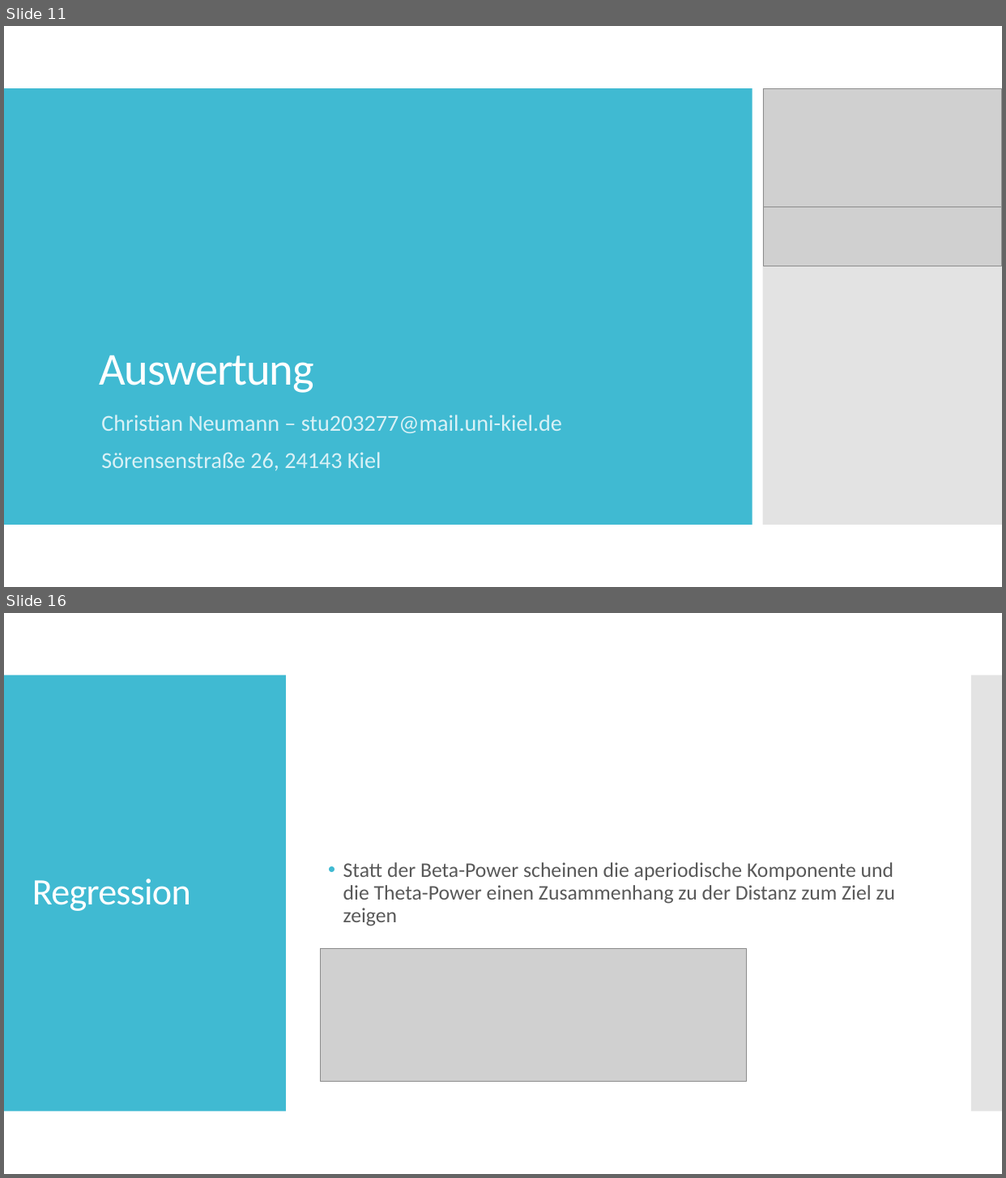
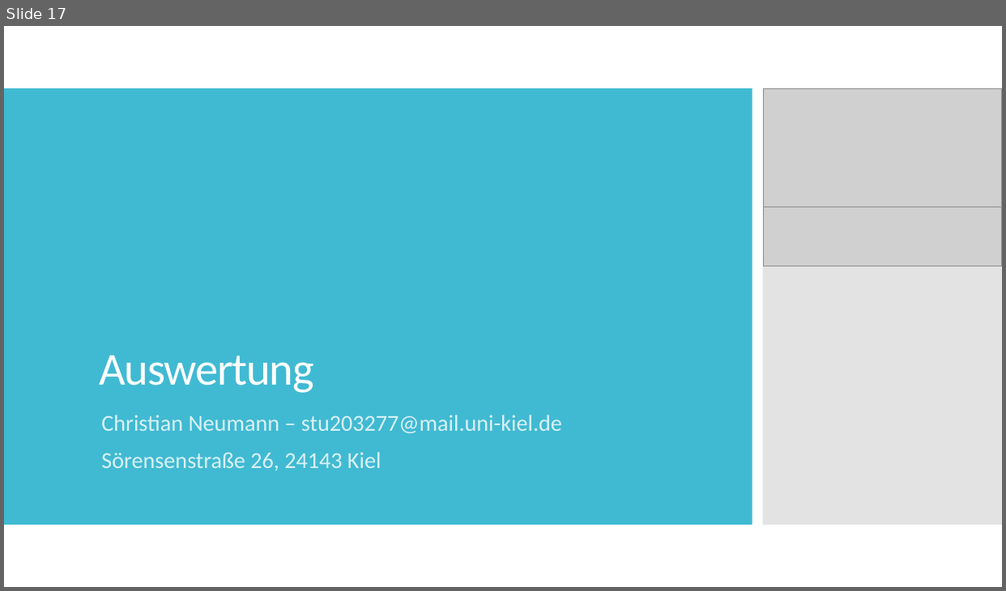
Before and after one commit to christianneumannCAU/Master-CAU, a slide deck: 03_exposé/Results.pptx. Shown one above the other, each under a label of ours: slides 11 and 16 before the commit, slide 17 after it; the slides between them are not shown. The pictures are 1006x1178 and 1006x591 pixels, drawn with LibreOffice and Linux fonts; fonts in the diff are those of the drawing; grey boxes stand for pictures. Boxes give left, top, right and bottom in pixels: in the first picture for what was removed or moved away, otherwise in the second. Text is boxed around its words. In the diff, an @@ line names an element or a change of style, - is before the commit and + after.

```diff
--- a/03_exposé/Results.pptx
+++ b/03_exposé/Results.pptx
@@ slide 16 removed at (x1=4, y1=613, x2=1002, y2=1174), background #FFFFFF @@
@@ rectangle removed at (x1=4, y1=675, x2=286, y2=1112) @@
@@ rectangle removed at (x1=971, y1=675, x2=1002, y2=1112) @@
@@ title removed at (x1=32, y1=879, x2=191, y2=911) @@
-Regression
@@ text removed at (x1=343, y1=862, x2=896, y2=926) @@
-• Statt der Beta-Power scheinen die aperiodische Komponente und die Theta-Power einen Zusammenhang zu der Distanz zum Ziel zu zeigen
@@ picture removed at (x1=321, y1=949, x2=747, y2=1082) @@
@@ what was slide 11 is now slide 17 @@
```
Also in this commit, not shown: 7 slides changed, 13 slides added, 5 other slides removed, 15 other files.
